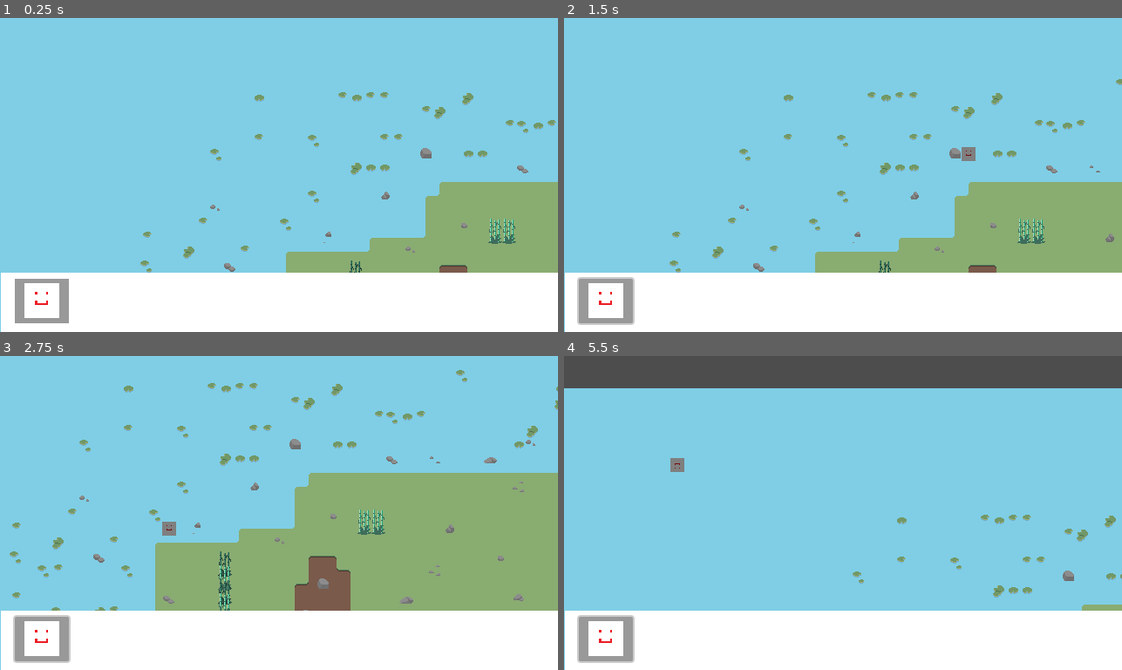
Above: before the commit, frames 1-4 (two rows, left to right).
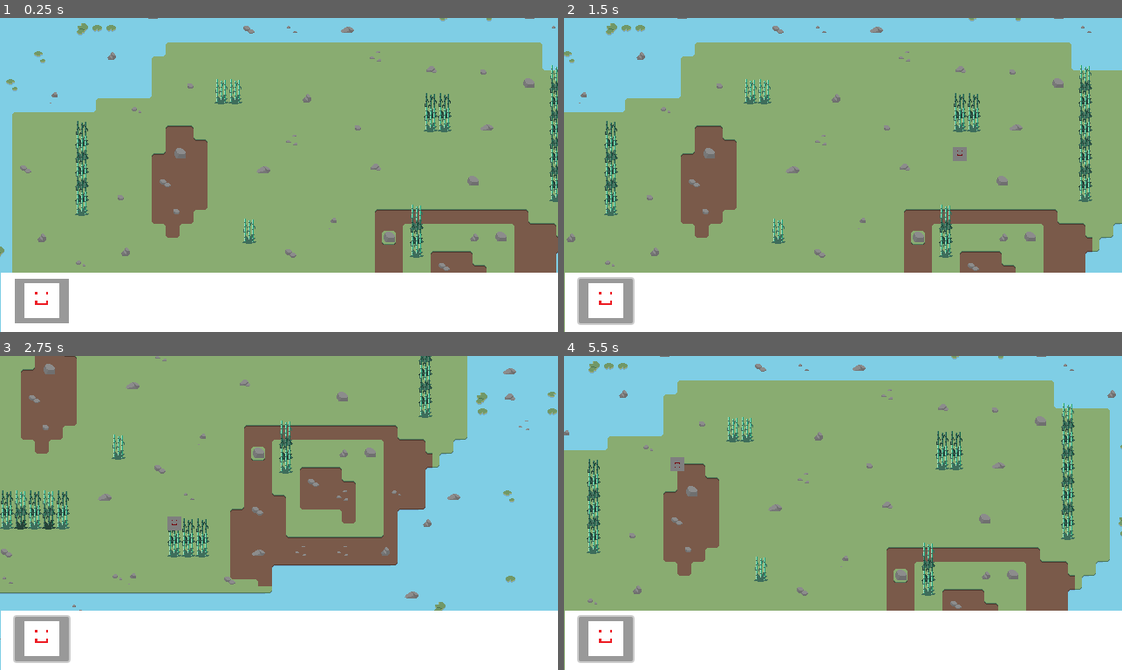
Above: after the commit, the same moments.

Repository: Hyper-Burner/GMTK-Game-Jam-2024
Game: Godot game, scene res://main.tscn
Two runs of this game, one before a commit and one after it. Both use one fixed random seed, a clock stepped at 60 frames per second and the inputs below.
Inputs (mouse positions are in pixels of both pictures, inside the frame that each line leads up to):
- Up to frame 1 (0.25 s): no input
- Up to frame 2 (1.5 s): click (608, 300) at 0.5 s; tap Enter at 1.25 s; move the mouse to (965, 159) at 1.27 s; press the mouse at (965, 159) at 1.28 s; hold D (right) from 1.28 s (still down)
- Up to frame 3 (2.75 s): move the mouse to (167, 528) at 2.02 s; release D (right) at 2.03 s; release the mouse at (167, 528) at 2.03 s; hold S (down) from 2.03 s (still down); right-click (167, 528) at 2.1 s
- Up to frame 4 (5.5 s): move the mouse to (898, 443) at 2.77 s; release S (down) at 2.78 s; hold D (right) 2.78-3.53 s; tap R (rotate) at 2.85, 5.1 s; move the mouse to (815, 575) at 3.52 s; hold W (up) 3.53-4.28 s; click (815, 575) at 3.6 s; move the mouse to (1010, 560) at 4.27 s; hold Right mouse button (right_click) 4.28-5.03 s; hold A (left) from 4.28 s (still down); move the mouse to (675, 465) at 5.02 s

The runs differ from the first frame. In frame 1, 61% of the frame differs, in the area x 0-100%, y 0-82%; in frame 2, 62%; in frame 3, 69%; in frame 4, 75%, in the area x 0-100%, y 0-100%.

Commit message:
added world border to planet 1

Diff:
--- a/Planets/Planet1.tscn
+++ b/Planets/Planet1.tscn
@@ -55,22 +55,14 @@
 4:0/0 = 0
 5:0/0 = 0
 6:0/0 = 0
-6:0/0/physics_layer_0/polygon_0/points = PackedVector2Array(0.994369, 1.03856, 0.98332, 0.0110483, 2.04398, 0.0331454, 1.99979, -0.98332, 8, -0.98332, 8, 8, -0.03125, 8, -0.0441942, 1.01647)
 7:0/0 = 0
-7:0/0/physics_layer_0/polygon_0/points = PackedVector2Array(-8, -0.964616, 8, -0.98332, 8, 8, -8, 8)
 8:0/0 = 0
 9:0/0 = 0
-9:0/0/physics_layer_0/polygon_0/points = PackedVector2Array(0.994369, 1.03856, 0.98332, 0.0110483, 2.04398, 0.0331454, 1.99979, -0.98332, 8, -0.98332, 8, 8, -0.03125, 8, -0.0441942, 1.01647)
 10:0/0 = 0
-10:0/0/physics_layer_0/polygon_0/points = PackedVector2Array(-8, 0, 8, -0.0496063, 8, 8, -8, 8)
 11:0/0 = 0
-11:0/0/physics_layer_0/polygon_0/points = PackedVector2Array(-2.00391, 0.988281, -1.00391, 0.996094, -1.00391, 1.99609, 0.00390625, 1.99609, -0.00390625, 8, -8, 8, -8, -0.03125, -2.00391, -0.0195313)
 12:0/0 = 0
-12:0/0/physics_layer_0/polygon_0/points = PackedVector2Array(0.994369, 1.03856, 0.98332, 0.0110483, 2.04398, 0.0331454, 1.99979, -0.98332, 8, -0.98332, 8, 8, -0.03125, 8, -0.0441942, 1.01647)
 13:0/0 = 0
-13:0/0/physics_layer_0/polygon_0/points = PackedVector2Array(-8, 0, 8, -0.0496063, 8, 8, -8, 8)
 14:0/0 = 0
-14:0/0/physics_layer_0/polygon_0/points = PackedVector2Array(-2.00391, 0.988281, -1.00391, 0.996094, -1.00391, 1.99609, 0.00390625, 1.99609, -0.00390625, 8, -8, 8, -8, -0.03125, -2.00391, -0.0195313)
 15:0/0 = 0
 16:0/0 = 0
 17:0/0 = 0
@@ -84,20 +76,14 @@
 4:1/0 = 0
 5:1/0 = 0
 6:1/0 = 0
-6:1/0/physics_layer_0/polygon_0/points = PackedVector2Array(0, 8, -0.0496063, -8, 8, -8, 8, 8)
 7:1/0 = 0
 8:1/0 = 0
-8:1/0/physics_layer_0/polygon_0/points = PackedVector2Array(0, 8, 0.0496063, -8, -8, -8, -8, 8)
 9:1/0 = 0
-9:1/0/physics_layer_0/polygon_0/points = PackedVector2Array(0, 8, -0.0496063, -8, 8, -8, 8, 8)
 10:1/0 = 0
 11:1/0 = 0
-11:1/0/physics_layer_0/polygon_0/points = PackedVector2Array(0, -8, 0.0496063, 8, -8, 8, -8, -8)
 12:1/0 = 0
-12:1/0/physics_layer_0/polygon_0/points = PackedVector2Array(0, 8, -0.0496063, -8, 8, -8, 8, 8)
 13:1/0 = 0
 14:1/0 = 0
-14:1/0/physics_layer_0/polygon_0/points = PackedVector2Array(0, -8, 0.0496063, 8, -8, 8, -8, -8)
 15:1/0 = 0
 16:1/0 = 0
 17:1/0 = 0
@@ -112,20 +98,13 @@
 5:2/0 = 0
 6:2/0 = 0
 7:2/0 = 0
-7:2/0/physics_layer_0/polygon_0/points = PackedVector2Array(-8, -0.0496063, 8, 0.0496063, 8, -8, -8, -8)
 8:2/0 = 0
 9:2/0 = 0
-9:2/0/physics_layer_0/polygon_0/points = PackedVector2Array(2.00391, -0.988281, 1.00391, -0.996094, 1.00391, -1.99609, -0.00390625, -1.99609, 0.00390625, -8, 8, -8, 8, 0.03125, 2.00391, 0.0195313)
 10:2/0 = 0
-10:2/0/physics_layer_0/polygon_0/points = PackedVector2Array(8, 0, -8, 0.0496063, -8, -8, 8, -8)
 11:2/0 = 0
-11:2/0/physics_layer_0/polygon_0/points = PackedVector2Array(-0.988281, -2.00391, -0.996094, -1.00391, -1.99609, -1.00391, -1.99609, 0.00390625, -8, -0.00390625, -8, -8, 0.03125, -8, 0.0195313, -2.00391)
 12:2/0 = 0
-12:2/0/physics_layer_0/polygon_0/points = PackedVector2Array(2.00391, -0.988281, 1.00391, -0.996094, 1.00391, -1.99609, -0.00390625, -1.99609, 0.00390625, -8, 8, -8, 8, 0.03125, 2.00391, 0.0195313)
 13:2/0 = 0
-13:2/0/physics_layer_0/polygon_0/points = PackedVector2Array(8, 0, -8, 0.0496063, -8, -8, 8, -8)
 14:2/0 = 0
-14:2/0/physics_layer_0/polygon_0/points = PackedVector2Array(-0.988281, -2.00391, -0.996094, -1.00391, -1.99609, -1.00391, -1.99609, 0.00390625, -8, -0.00390625, -8, -8, 0.03125, -8, 0.0195313, -2.00391)
 15:2/0 = 0
 16:2/0 = 0
 17:2/0 = 0
@@ -137,13 +116,9 @@
 2:3/0 = 0
 3:3/0 = 0
 4:3/0 = 0
-4:3/0/physics_layer_0/polygon_0/points = PackedVector2Array(-0.988281, -2.00391, -0.996094, -1.00391, -1.99609, -1.00391, -1.99609, 0.00390625, -8, -0.00390625, -8, -8, 0.03125, -8, 0.0195313, -2.00391)
 5:3/0 = 0
-5:3/0/physics_layer_0/polygon_0/points = PackedVector2Array(2.00391, -0.988281, 1.00391, -0.996094, 1.00391, -1.99609, -0.00390625, -1.99609, 0.00390625, -8, 8, -8, 8, 0.03125, 2.00391, 0.0195313)
 6:3/0 = 0
-6:3/0/physics_layer_0/polygon_0/points = PackedVector2Array(0.988281, 2.00391, 0.996094, 1.00391, 1.99609, 1.00391, 1.99609, -0.00390625, 8, 0.00390625, 8, -8, -8, -8, -8, 8, -0.03125, 8, -0.0195313, 2.00391)
 7:3/0 = 0
-7:3/0/physics_layer_0/polygon_0/points = PackedVector2Array(-2.00391, 0.988281, -1.00391, 0.996094, -1.00391, 1.99609, 0.00390625, 1.99609, -0.00390625, 8, 8, 8, 8, -8, -8, -8, -8, -0.03125, -2.00391, -0.0195313)
 8:3/0 = 0
 9:3/0 = 0
 10:3/0 = 0
@@ -152,13 +127,9 @@
 2:4/0 = 0
 3:4/0 = 0
 4:4/0 = 0
-4:4/0/physics_layer_0/polygon_0/points = PackedVector2Array(-2.00391, 0.988281, -1.00391, 0.996094, -1.00391, 1.99609, 0.00390625, 1.99609, -0.00390625, 8, -8, 8, -8, -0.03125, -2.00391, -0.0195313)
 5:4/0 = 0
-5:4/0/physics_layer_0/polygon_0/points = PackedVector2Array(0.988281, 2.00391, 0.996094, 1.00391, 1.99609, 1.00391, 1.99609, -0.00390625, 8, 0.00390625, 8, 8, -0.03125, 8, -0.0195313, 2.00391)
 6:4/0 = 0
-6:4/0/physics_layer_0/polygon_0/points = PackedVector2Array(2.00391, -0.988281, 1.00391, -0.996094, 1.00391, -1.99609, -0.00390625, -1.99609, 0.00390625, -8, -8, -8, -8, 8, 8, 8, 8, 0.03125, 2.00391, 0.0195313)
 7:4/0 = 0
-7:4/0/physics_layer_0/polygon_0/points = PackedVector2Array(-0.988281, -2.00391, -0.996094, -1.00391, -1.99609, -1.00391, -1.99609, 0.00390625, -8, -0.00390625, -8, 8, 8, 8, 8, -8, 0.03125, -8, 0.0195313, -2.00391)
 8:4/0 = 0
 9:4/0 = 0
 10:4/0 = 0
@@ -167,26 +138,18 @@
 2:5/0 = 0
 3:5/0 = 0
 4:5/0 = 0
-4:5/0/physics_layer_0/polygon_0/points = PackedVector2Array(-0.988281, -2.00391, -0.996094, -1.00391, -1.99609, -1.00391, -1.99609, 0.00390625, -8, -0.00390625, -8, -8, 0.03125, -8, 0.0195313, -2.00391)
 5:5/0 = 0
-5:5/0/physics_layer_0/polygon_0/points = PackedVector2Array(2.00391, -0.988281, 1.00391, -0.996094, 1.00391, -1.99609, -0.00390625, -1.99609, 0.00390625, -8, 8, -8, 8, 0.03125, 2.00391, 0.0195313)
 6:5/0 = 0
-6:5/0/physics_layer_0/polygon_0/points = PackedVector2Array(0.988281, 2.00391, 0.996094, 1.00391, 1.99609, 1.00391, 1.99609, -0.00390625, 8, 0.00390625, 8, -8, -8, -8, -8, 8, -0.03125, 8, -0.0195313, 2.00391)
 7:5/0 = 0
-7:5/0/physics_layer_0/polygon_0/points = PackedVector2Array(-2.00391, 0.988281, -1.00391, 0.996094, -1.00391, 1.99609, 0.00390625, 1.99609, -0.00390625, 8, 8, 8, 8, -8, -8, -8, -8, -0.03125, -2.00391, -0.0195313)
 8:5/0 = 0
 0:6/0 = 0
 1:6/0 = 0
 2:6/0 = 0
 3:6/0 = 0
 4:6/0 = 0
-4:6/0/physics_layer_0/polygon_0/points = PackedVector2Array(-2.00391, 0.988281, -1.00391, 0.996094, -1.00391, 1.99609, 0.00390625, 1.99609, -0.00390625, 8, -8, 8, -8, -0.03125, -2.00391, -0.0195313)
 5:6/0 = 0
-5:6/0/physics_layer_0/polygon_0/points = PackedVector2Array(0.988281, 2.00391, 0.996094, 1.00391, 1.99609, 1.00391, 1.99609, -0.00390625, 8, 0.00390625, 8, 8, -0.03125, 8, -0.0195313, 2.00391)
 6:6/0 = 0
-6:6/0/physics_layer_0/polygon_0/points = PackedVector2Array(2.00391, -0.988281, 1.00391, -0.996094, 1.00391, -1.99609, -0.00390625, -1.99609, 0.00390625, -8, -8, -8, -8, 8, 8, 8, 8, 0.03125, 2.00391, 0.0195313)
 7:6/0 = 0
-7:6/0/physics_layer_0/polygon_0/points = PackedVector2Array(-0.988281, -2.00391, -0.996094, -1.00391, -1.99609, -1.00391, -1.99609, 0.00390625, -8, -0.00390625, -8, 8, 8, 8, 8, -8, 0.03125, -8, 0.0195313, -2.00391)
 8:6/0 = 0
 0:7/0 = 0
 1:7/0 = 0
@@ -217,8 +180,13 @@
 11:5/0 = 0
 
 [sub_resource type="TileSet" id="TileSet_a37nm"]
-physics_layer_0/collision_layer = 1
 sources/2 = SubResource("TileSetAtlasSource_mydii")
+
+[sub_resource type="PhysicsMaterial" id="PhysicsMaterial_kcagh"]
+friction = 0.0
+
+[sub_resource type="WorldBoundaryShape2D" id="WorldBoundaryShape2D_ahnfx"]
+normal = Vector2(1, 0)
 
 [node name="resource" type="TileMapLayer"]
 tile_map_data = PackedByteArray("AAAnAAMAAAAAAAAAAAAnAAQAAAAAAAIAAAAnAAUAAAAAAAAAAAAnAAYAAAAAAAIAAAAnAAcAAAAAAAAAAAAnAA …(1968 unchanged characters)…
@@ -232,3 +200,27 @@
 tile_set = SubResource("TileSet_a37nm")
 
 [node name="FollowMouse" parent="." instance=ExtResource("6_bxxsj")]
+
+[node name="RigidBody2D" type="RigidBody2D" parent="."]
+physics_material_override = SubResource("PhysicsMaterial_kcagh")
+lock_rotation = true
+freeze = true
+
+[node name="CollisionShape2D" type="CollisionShape2D" parent="RigidBody2D"]
+position = Vector2(320, 7)
+rotation = 1.5713
+shape = SubResource("WorldBoundaryShape2D_ahnfx")
+
+[node name="CollisionShape2D2" type="CollisionShape2D" parent="RigidBody2D"]
+position = Vector2(680, 160)
+rotation = 3.14159
+shape = SubResource("WorldBoundaryShape2D_ahnfx")
+
+[node name="CollisionShape2D3" type="CollisionShape2D" parent="RigidBody2D"]
+position = Vector2(7, 175)
+shape = SubResource("WorldBoundaryShape2D_ahnfx")
+
+[node name="CollisionShape2D4" type="CollisionShape2D" parent="RigidBody2D"]
+position = Vector2(267, 393)
+rotation = 4.71239
+shape = SubResource("WorldBoundaryShape2D_ahnfx")
--- a/main.tscn
+++ b/main.tscn
@@ -7,6 +7,7 @@
 [ext_resource type="Script" path="res://Classes/Items.gd" id="3_qg0y3"]
 [ext_resource type="Texture2D" uid="uid://c5ryq5ixkaljr" path="res://test.PNG" id="4_68lwo"]
 [ext_resource type="PackedScene" uid="uid://b01olnb7krwbh" path="res://Planets/Planet1.tscn" id="4_mv4i6"]
+
 [sub_resource type="TileSet" id="TileSet_ikdpt"]
 
 [sub_resource type="StyleBoxFlat" id="StyleBoxFlat_81i1s"]
@@ -32,6 +33,7 @@
 script = ExtResource("3_qg0y3")
 
 [node name="PC" parent="." instance=ExtResource("1_l3dcw")]
+position = Vector2(314, 160)
 
 [node name="TileMapLayer" type="TileMapLayer" parent="."]
 tile_set = SubResource("TileSet_ikdpt")
--- a/player.tscn
+++ b/player.tscn
@@ -10,6 +10,7 @@
 radius = 2.0
 
 [node name="Player" type="CharacterBody2D" groups=["Player"]]
+motion_mode = 1
 script = ExtResource("1_u1sai")
 
 [node name="Sprite2D" type="Sprite2D" parent="."]
Not shown: 1 places in Planets/Planet1.tscn that only renumber resources
Not shown: 1 places in main.tscn that only renumber resources
